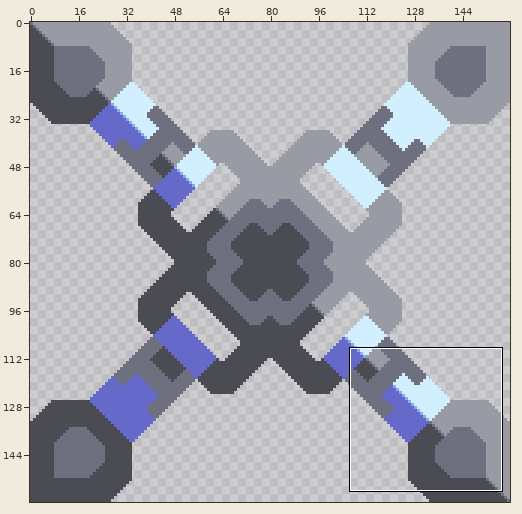
One commit to this sprite sheet: core/assets-raw/sprites/blocks/units/mech-assembler-top.png. The first picture is a wide view before the edit; the outline marks the close-up.
Close-up. As it was:
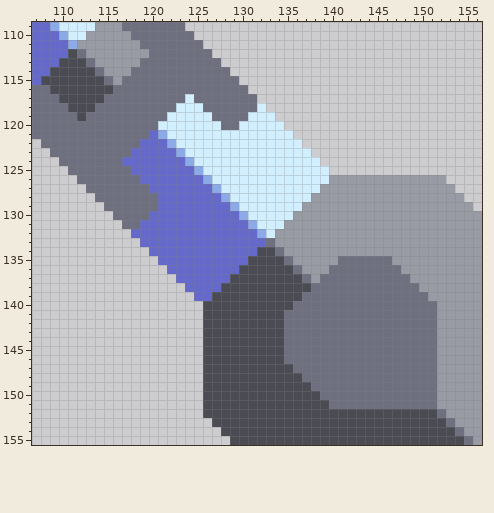
The file is 160x160 pixels. Shown: x 107..156, y 109..155. The commit also changed other parts of the picture, which this record leaves out.
Now the later version:
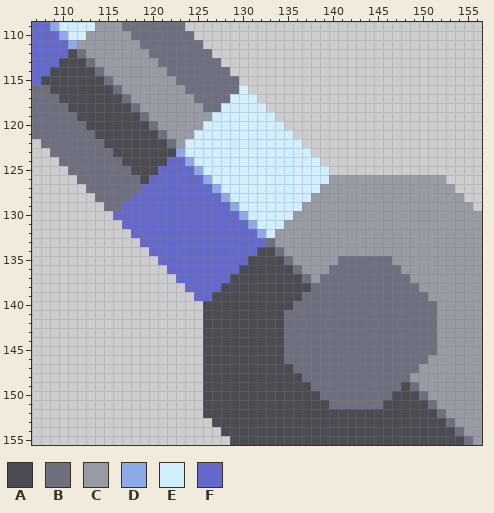
Palette (. is transparent): A #4a4b53  B #6e7080  C #989aa4  D #8ca9e8  E #d1efff  F #6569c9
What changed:
@@ x 111..133 @@
 112 ABCCCCCCCBBBBBBB.......
-113 AABCCCCCBBBBBBBBB......
-114 AAABCCCBBBBBBBBBBB.....
-115 AAAABCBBBBBBBBBBBBB....
-116 AAAAABBBBBBBBBBBBBBB...
-117 AAAABBBBBBBBBEBBBBBBB..
-118 AAABBBBBBBBBEEEBBBBBBE.
-119 BABBBBBBBBBEEEEEBBBBEEE
-120 BBBBBBBBBBEEEEEEEBBEEEE
-121 BBBBBBBBBFDEEEEEEEEEEEE
-122 BBBBBBBBFFFDEEEEEEEEEEE
-123 BBBBBBBFFFFFDEEEEEEEEEE
-124 BBBBBBFFFFFFFDEEEEEEEEE
-125 BBBBBBBFFFFFFFDEEEEEEEE
-126 .BBBBBBBFFFFFFFDEEEEEEE
-127 ..BBBBBBBFFFFFFFDEEEEEE
-128 ...BBBBBBBFFFFFFFDEEEEE
-129 ....BBBBBBFFFFFFFFDEEEE
-130 .....BBBBFFFFFFFFFFDEEE
-131 ......BBFFFFFFFFFFFFDEE
+113 AABCCCCCCCBBBBBBB......
+114 AAABCCCCCCCBBBBBBB.....
+115 AAAABCCCCCCCBBBBBBB....
+116 AAAAABCCCCCCCBBBBBBE...
+117 AAAAAABCCCCCCCBBBBEEE..
+118 AAAAAAABCCCCCCCBBEEEEE.
+119 BAAAAAAABCCCCCCCEEEEEEE
+120 BBAAAAAAABCCCCCEEEEEEEE
+121 BBBAAAAAAABCCCEEEEEEEEE
+122 BBBBAAAAAAABCEEEEEEEEEE
+123 BBBBBAAAAAAADEEEEEEEEEE
+124 BBBBBBAAAAAFFDEEEEEEEEE
+125 BBBBBBBAAAFFFFDEEEEEEEE
+126 .BBBBBBBAFFFFFFDEEEEEEE
+127 ..BBBBBBFFFFFFFFDEEEEEE
+128 ...BBBBFFFFFFFFFFDEEEEE
+129 ....BBFFFFFFFFFFFFDEEEE
+130 .....FFFFFFFFFFFFFFDEEE
+131 ......FFFFFFFFFFFFFFDEE
 132 .......FFFFFFFFFFFFFFDE
@@ x 144..153 @@
 145 BBBBBBBBCC
-146 BBBBBBBBCC
-147 BBBBBBBBCC
-148 BBBBBBBBCC
-149 BBBBBBBBCC
-150 BBBBBBBBCC
-151 BBBBBBBBCC
+146 BBBBBBBCCC
+147 BBBBBBCCCC
+148 BBBBBCCCCC
+149 BBBBABCCCC
+150 BBBAAABCCC
+151 BBAAAAABCC
 152 AAAAAAAABC
Where, in picture pixels (left, top, right, bottom), the same in both close-ups:
changed: (86, 58, 257, 229)
changed: (383, 355, 437, 409)
